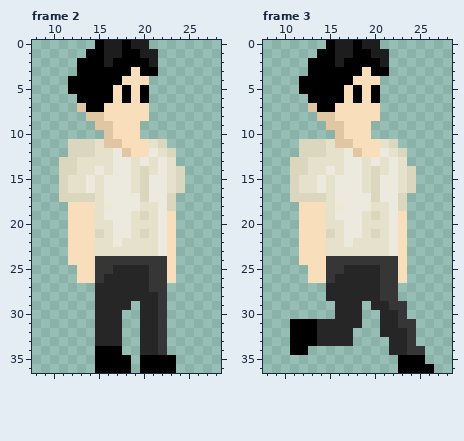
Two states of a pixel-art file, 2024rpijam/sprites/the_fellow.aseprite. This is how it looked before the edit.
37x37 pixels, 3 frames. Shown: frame 2: x 8..28, y 0..36; frame 3: x 8..28, y 0..36. The commit also changed other frames, which this record leaves out.
The same view after the edit:
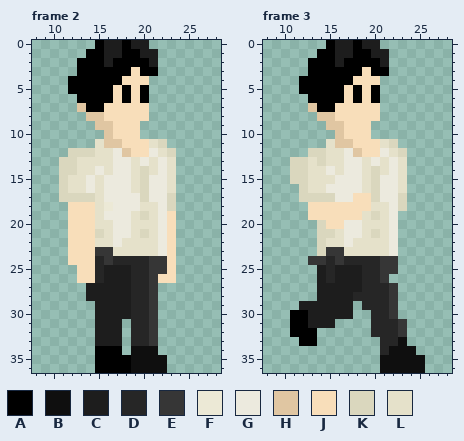
Palette (. is transparent): A #000000  B #0f0f0f  C #1d1d1d  D #262626  E #363636  F #ece9d6  G #eceade  H #e0c6a2  J #f8deba  K #dad7be  L #e5e1ca
Change:
Frame 2:
y 11: x 12..14 KKK -> ...
y 14..16: x 24 K -> .
y 23: x 15..16 LL -> EE
y 24: x 15 E -> D; x 17..20 EEEE -> DDDD
y 25: x 15..18 EEDD -> DCCC
y 26: x 15..18 EDDD -> DCCC; x 22 E -> J
y 27: x 14..18 .DDDD -> CCCCC; x 22 E -> .
y 28: x 14..18 .DDDD -> CCCCC; x 21..22 DE -> E.
y 29: x 15..19 DDDD. -> CCCCD; x 21..22 DE -> E.
y 30: x 15..19 DDD.. -> CCCCD; x 21..22 DE -> E.
y 31..33: x 15..17 DDD -> CCC; x 19 . -> D; x 21..22 DE -> E.
y 34: x 19..22 .DDE -> BBB.
y 35..36: x 19..23 .AAAA -> BBBB.
Frame 3:
y 11: x 12..14 KKK -> ...
y 12: x 12 K -> .
y 13: x 14 L -> K
y 14: x 24 K -> .
y 15: x 12 L -> K; x 14 G -> L; x 24 K -> .
y 16: x 11..12 KL -> .K; x 14..15 GL -> LG; x 24 K -> .
y 17: x 11 K -> .; x 15 L -> K; x 18..19 GG -> JJ
y 18: x 12 J -> .; x 15..19 LFGGG -> JJJJJ
y 19: x 12 J -> .; x 15..18 LGGG -> JJJJ; x 23 J -> .
y 20: x 12..16 JJJLL -> ..KJJ; x 23 J -> .
y 21..22: x 12..14 JJJ -> ..K; x 23 J -> .
y 23: x 12..16 JJJLL -> ..KEE; x 23 J -> .
y 24: x 12..15 JJJE -> .EED; x 17..20 EEEE -> DDDD; x 23 J -> .
y 25: x 13..18 JJEEDD -> .CDCCC; x 23 J -> .
y 26: x 13..18 JJEDDD -> .CDCCC; x 22..23 EJ -> ..
y 27: x 14..18 .DDDD -> CCCCC; x 21 E -> D
y 28: x 14..17 .DDD -> CCCC; x 21 E -> D
y 29: x 12..19 ....DDD. -> CCCCCC.D; x 23 E -> .
y 30: x 11..18 .....DDD -> AACCCCC.; x 20 . -> D; x 22..23 DE -> E.
y 31: x 13..18 ADDDDD -> CCC...; x 20 . -> D; x 24 E -> .
y 32: x 14..17 DDDD -> ....; x 20 . -> D; x 23..24 DE -> E.
y 33: x 11 A -> .; x 14..17 DDDD -> ....; x 21 . -> D; x 23..24 DE -> B.
y 34: x 11..12 AA -> ..; x 21..25 .DDEE -> DBBB.
y 35: x 21..25 ..AAA -> BBBBB
y 36: x 21..26 ..AAAA -> BBBBB.
